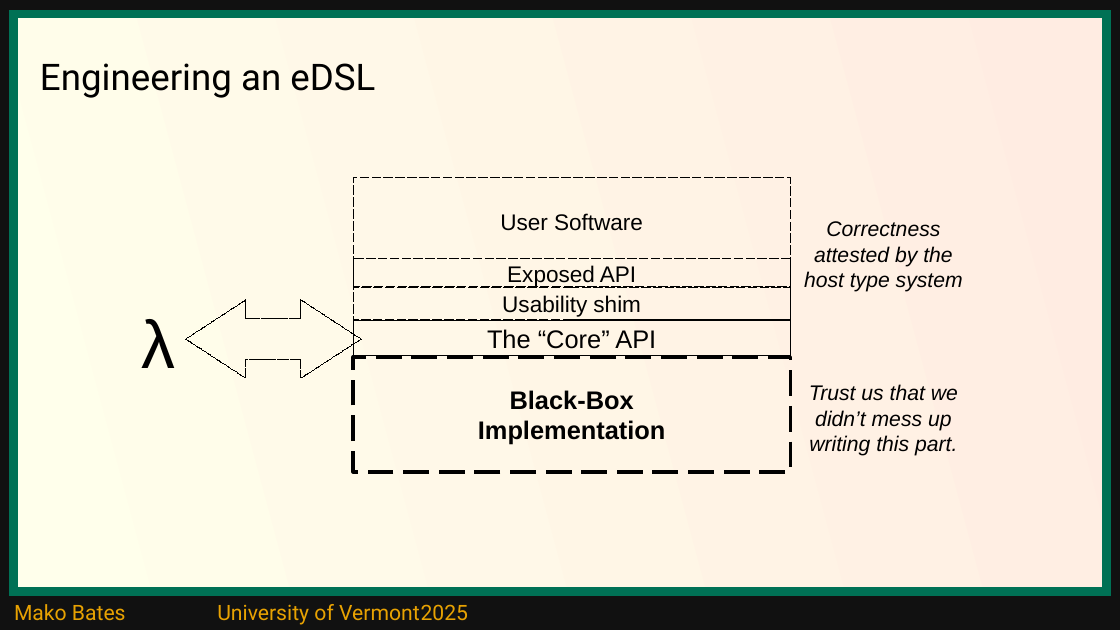
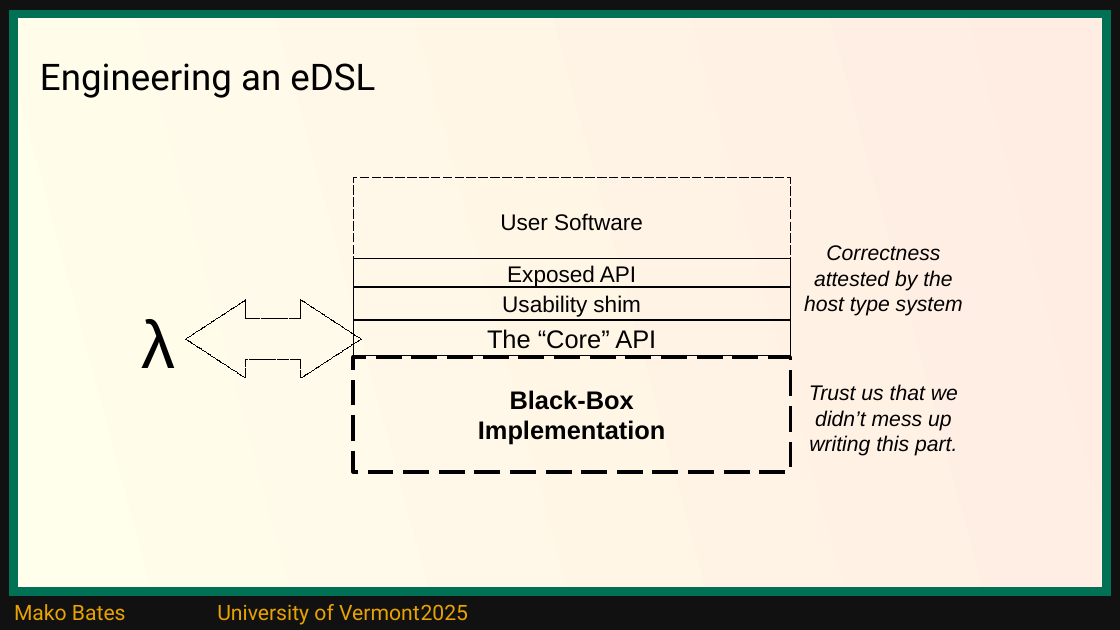
Before and after one commit to ShapeOfMatter/thesis_CP_UVM, a slide deck: slide 20 of thesis defense.odp (slide 15 before the commit). Drawn at 1120x630 pixels with LibreOffice and Linux fonts; fonts in the diff are those of the drawing. Boxes give left, top, right and bottom in pixels: in the first picture for what was removed or moved away, otherwise in the second. Text is boxed around its words. In the diff, an @@ line names an element or a change of style, - is before the commit and + after.

```diff
--- a/thesis defense.odp
+++ b/thesis defense.odp
@@ text "Correctness attested by the host ...": place and size @@
-text "Correctness attested by the host ..." at (804,221,963,292)
+text "Correctness attested by the host ..." at (804,245,963,316)
@@ rectangle "Exposed API" at (353,259,790,289): outline #000000 0 pt dashed to #000000 0 pt @@
```
Also in this commit, not shown: 4 other slides changed, 14 slides added, 4 slides removed.
